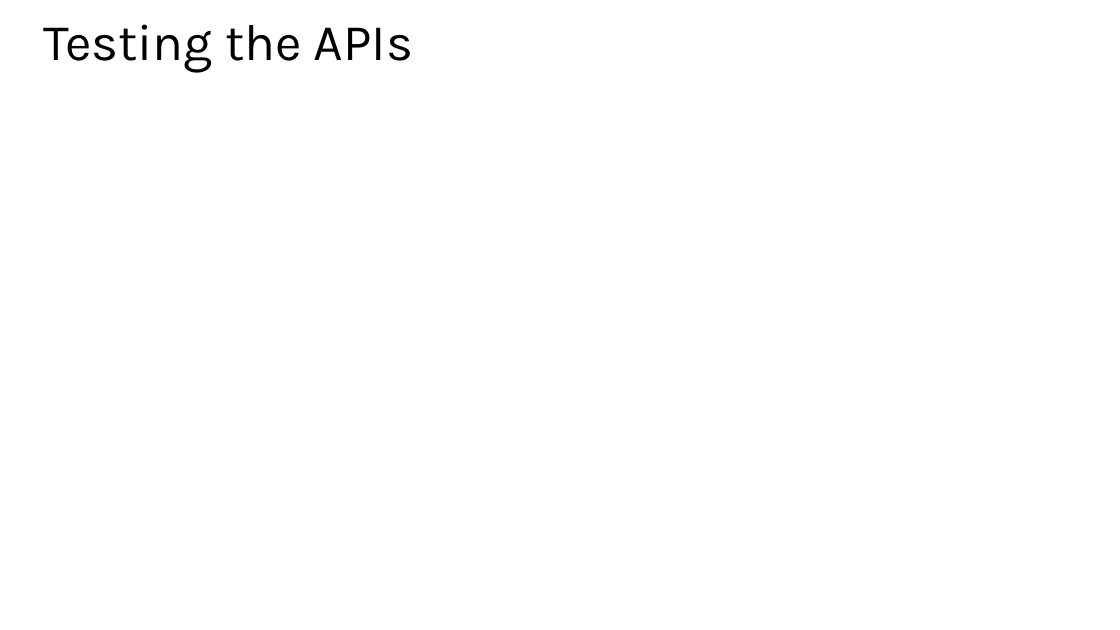
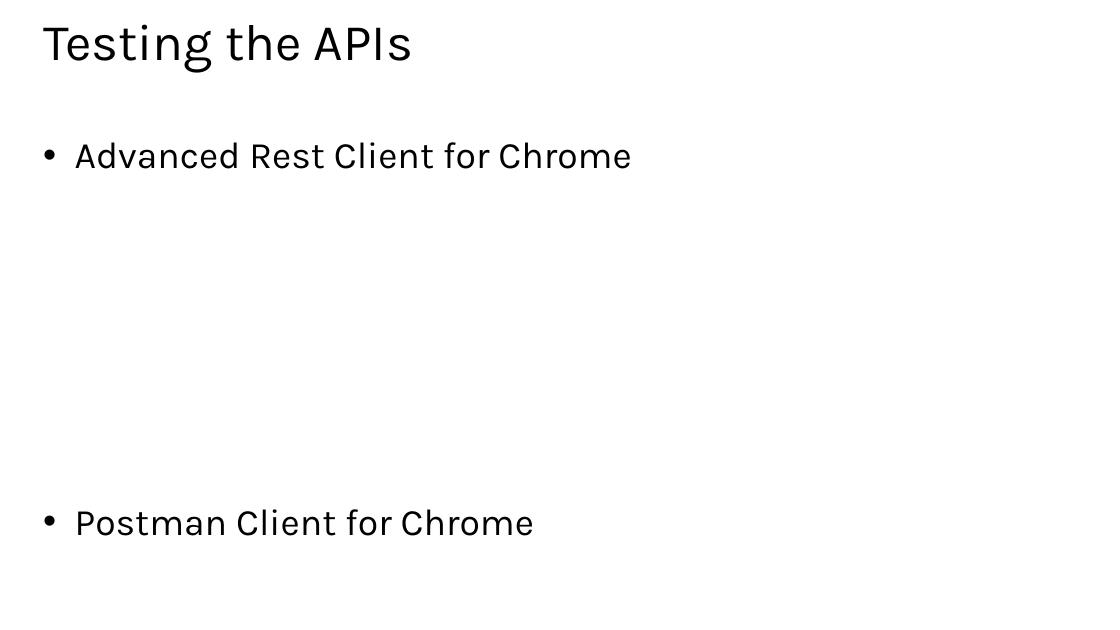
Before and after one commit to hwz/chirp, a slide deck: slide 14 of slides/module4.pptx (slide 13 before the commit). Drawn at 1120x630 pixels with LibreOffice and Linux fonts; fonts in the diff are those of the drawing. Boxes give left, top, right and bottom in pixels: in the first picture for what was removed or moved away, otherwise in the second. Text is boxed around its words. In the diff, an @@ line names an element or a change of style, - is before the commit and + after.

```diff
--- a/slides/module4.pptx
+++ b/slides/module4.pptx
@@ text added at (x1=75, y1=142, x2=631, y2=536), 32 pt, text #000000 @@
+• Advanced Rest Client for Chrome
+• Postman Client for Chrome
```
Also in this commit, not shown: 5 other slides changed, 1 slide added, 2 slides removed, 2 other files.
